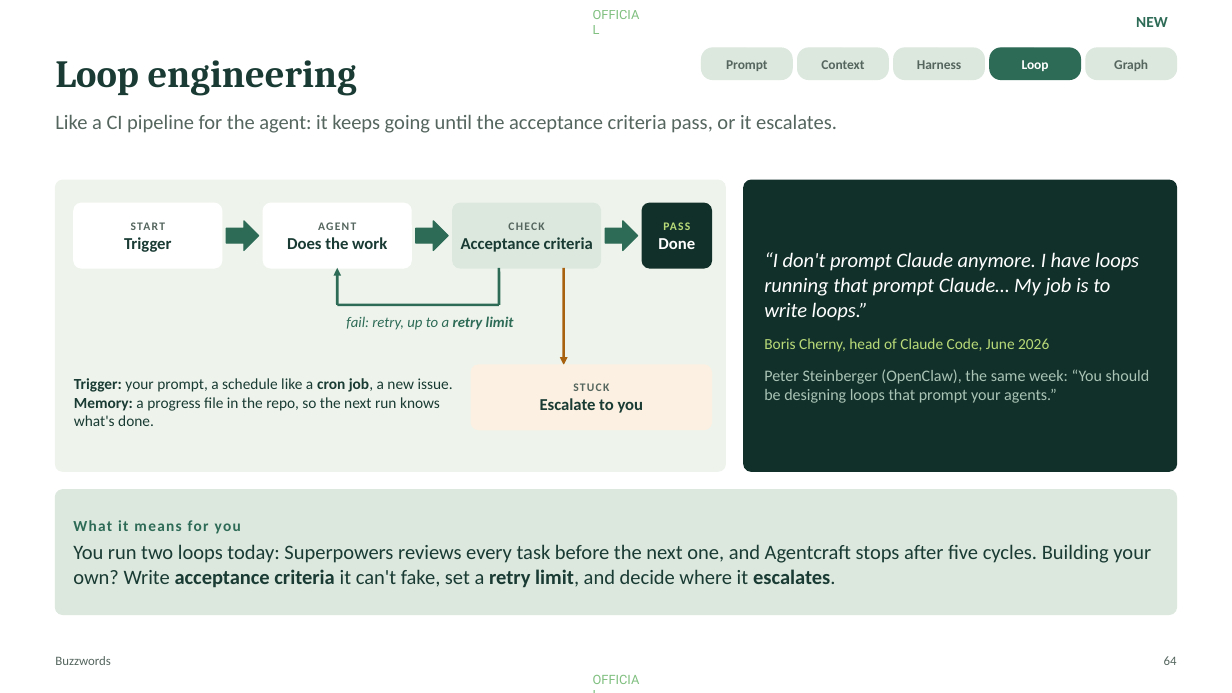
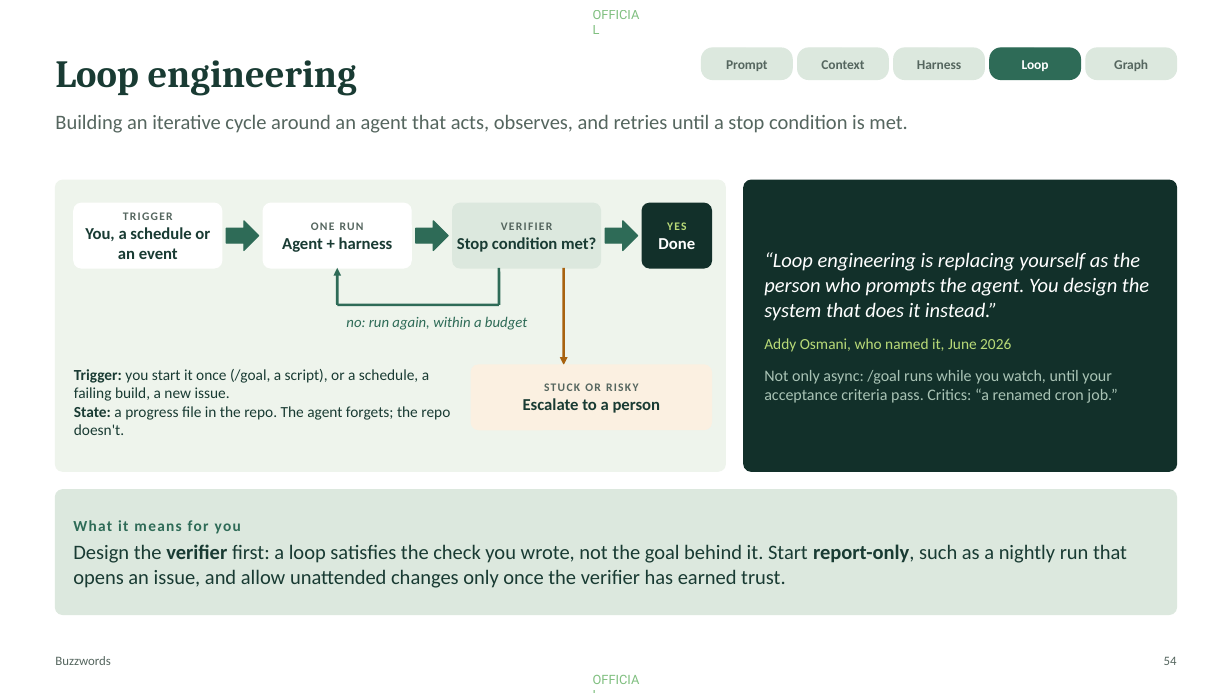
Before and after one commit to Moshe36/ai-developer-toolkit, a slide deck: slide 54 of workshop/agentic-workshop.pptx (slide 64 before the commit). Drawn at 1232x693 pixels with LibreOffice and Linux fonts; fonts in the diff are those of the drawing. Boxes give left, top, right and bottom in pixels: in the first picture for what was removed or moved away, otherwise in the second. Text is boxed around its words. In the diff, an @@ line names an element or a change of style, - is before the commit and + after.

Commit message:
feat: presentation up to evals, which need to be checked

```diff
--- a/workshop/agentic-workshop.pptx
+++ b/workshop/agentic-workshop.pptx
@@ text removed at [1136,17,1168,27] @@
-NEW
@@ text at [55,114,907,133]: text changed @@
-Like a CI pipeline for the agent: it keeps going until the acceptance criteria pass, or it escalates.
+Building an iterative cycle around an agent that acts, observes, and retries until a stop condition is met.
@@ text at [85,212,210,259]: text changed @@
-START
-Trigger
+TRIGGER
+You, a schedule or an event
@@ text at [282,237,393,252]: text changed @@
-AGENT
-Does the work
+ONE RUN
+Agent + harness
@@ text at [457,222,596,252]: text changed @@
-CHECK
-Acceptance criteria
+VERIFIER
+Stop condition met?
@@ text at [667,222,687,230]: text changed @@
-PASS
+YES
@@ text at [764,252,1149,403]: text changed; size 12.5 to 16 pt; text colour #A9C3B5 to #FFFFFF @@
-“I don't prompt Claude anymore. I have loops running that prompt Claude… My job is to write loops.”
-Boris Cherny, head of Claude Code, June 2026
-Peter Steinberger (OpenClaw), the same week: “You should be designing loops that prompt your agents.”
+“Loop engineering is replacing yourself as the person who prompts the agent. You design the system that does it instead.”
+Addy Osmani, who named it, June 2026
+Not only async: /goal runs while you watch, until your acceptance criteria pass. Critics: “a renamed cron job.”
@@ text at [346,316,527,330]: text changed @@
-fail: retry, up to a retry limit
+no: run again, within a budget
@@ text at [74,369,450,435]: text changed @@
-Trigger: your prompt, a schedule like a cron job, a new issue.
-Memory: a progress file in the repo, so the next run knows what's done.
+Trigger: you start it once (/goal, a script), or a schedule, a failing build, a new issue.
+State: a progress file in the repo. The agent forgets; the repo doesn't.
@@ text at [523,398,661,413]: text changed @@
-STUCK
-Escalate to you
+STUCK OR RISKY
+Escalate to a person
@@ text at [73,544,1127,588]: text changed @@
-You run two loops today: Superpowers reviews every task before the next one, and Agentcraft stops after five cycles. Building your own? Write acceptance criteria it can't fake, set a retry limit, and decide where it escalates.
+Design the verifier first: a loop satisfies the check you wrote, not the goal behind it. Start report-only, such as a nightly run that opens an issue, and allow unattended changes only once the verifier has earned trust.
@@ page number at [1164,657,1177,665]: text changed @@
-64
+54
```
Also in this commit, not shown: 8 other slides changed, 25 slides added, 16 slides removed, 2 other files.
